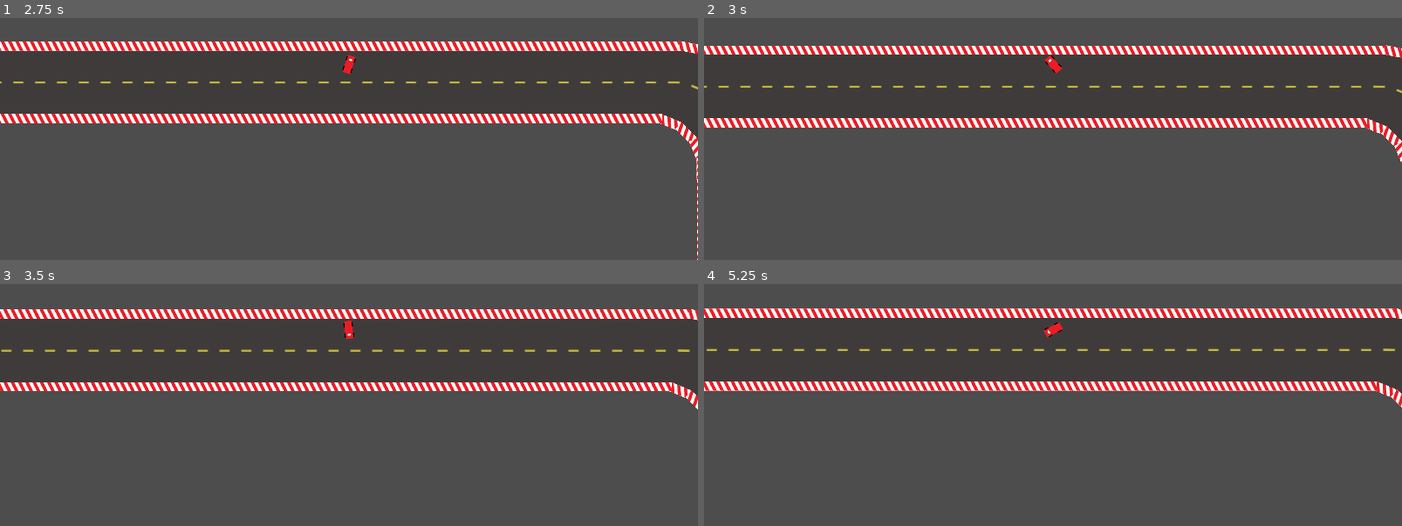
Above: before the commit, frames 1-4 (two rows, left to right).
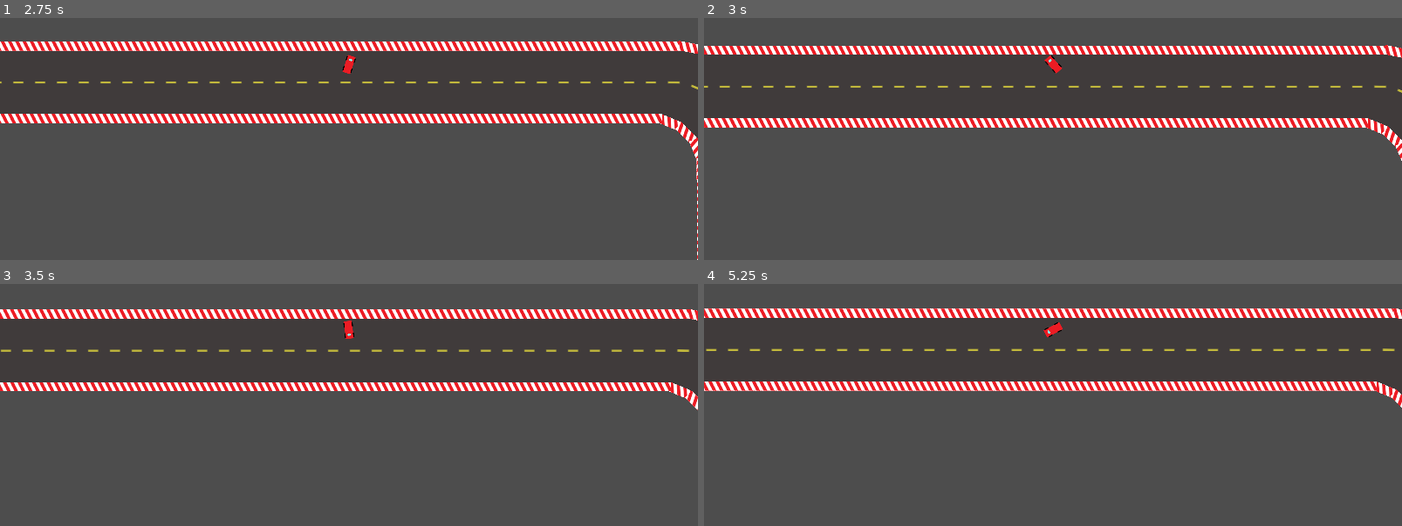
Above: after the commit, the same moments.

Repository: PixelWolf8976/BAISD-AT-at-game
Game: Godot game, scene res://Scenes/base_test_scene.tscn
The game is run twice, just before and just after one commit, with the same random seed, the same clock (stepped at 60 frames per second) and the same inputs.
Inputs:
- Up to frame 1 (2.75 s): tap Enter at 0.5 s; hold Up (drive_forward) 0.53-2.03 s; hold Left (turn_left) from 2.03 s (still down)
- Up to frame 2 (3 s): keep holding Left (turn_left)
- Up to frame 3 (3.5 s): keep holding Left (turn_left)
- Up to frame 4 (5.25 s): release Left (turn_left) at 4.28 s; hold Right (turn_right) 4.28-5.03 s; hold Up (drive_forward) from 5.03 s (still down)

Frame 1 is identical in both runs. In frame 2, 3.8% of the frame differs, in the area x 0-100%, y 11-61%; in frame 3, 2.5%; in frame 4, 2.7%.

Commit message:
Added ability for cam to rotate

Diff:
--- a/Resources/CameraScript.gd
+++ b/Resources/CameraScript.gd
@@ -10,4 +10,5 @@
 # Called every frame. 'delta' is the elapsed time since the previous frame.
 func _process(_delta):
 	position = target_node.position
+	rotation = target_node.rotation + 1.5708
 	pass
--- a/Scenes/base_test_scene.tscn
+++ b/Scenes/base_test_scene.tscn
@@ -8,12 +8,16 @@
 
 [node name="Base Test Scene" type="Node2D"]
 
+[node name="Camera2D" type="Camera2D" parent="." node_paths=PackedStringArray("target_node")]
+position_smoothing_speed = 400.0
+rotation_smoothing_enabled = true
+rotation_smoothing_speed = 4.5
+script = ExtResource("3_5kjtc")
+target_node = NodePath("../CharacterBody2D")
+
 [node name="CharacterBody2D" parent="." instance=ExtResource("1_g2chq")]
 position = Vector2(0, -100)
-
-[node name="Camera2D" type="Camera2D" parent="." node_paths=PackedStringArray("target_node")]
-script = ExtResource("3_5kjtc")
-target_node = NodePath("../CharacterBody2D")
+motion_mode = 1
 
 [node name="Barriers" type="Node2D" parent="."]
 
